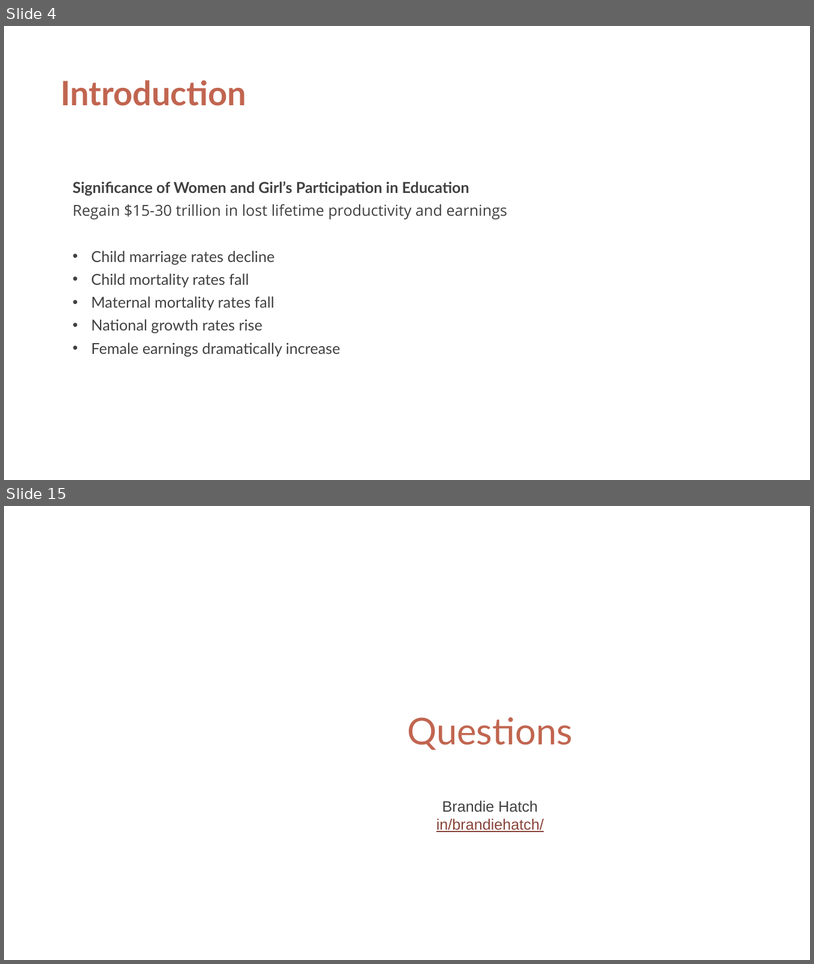
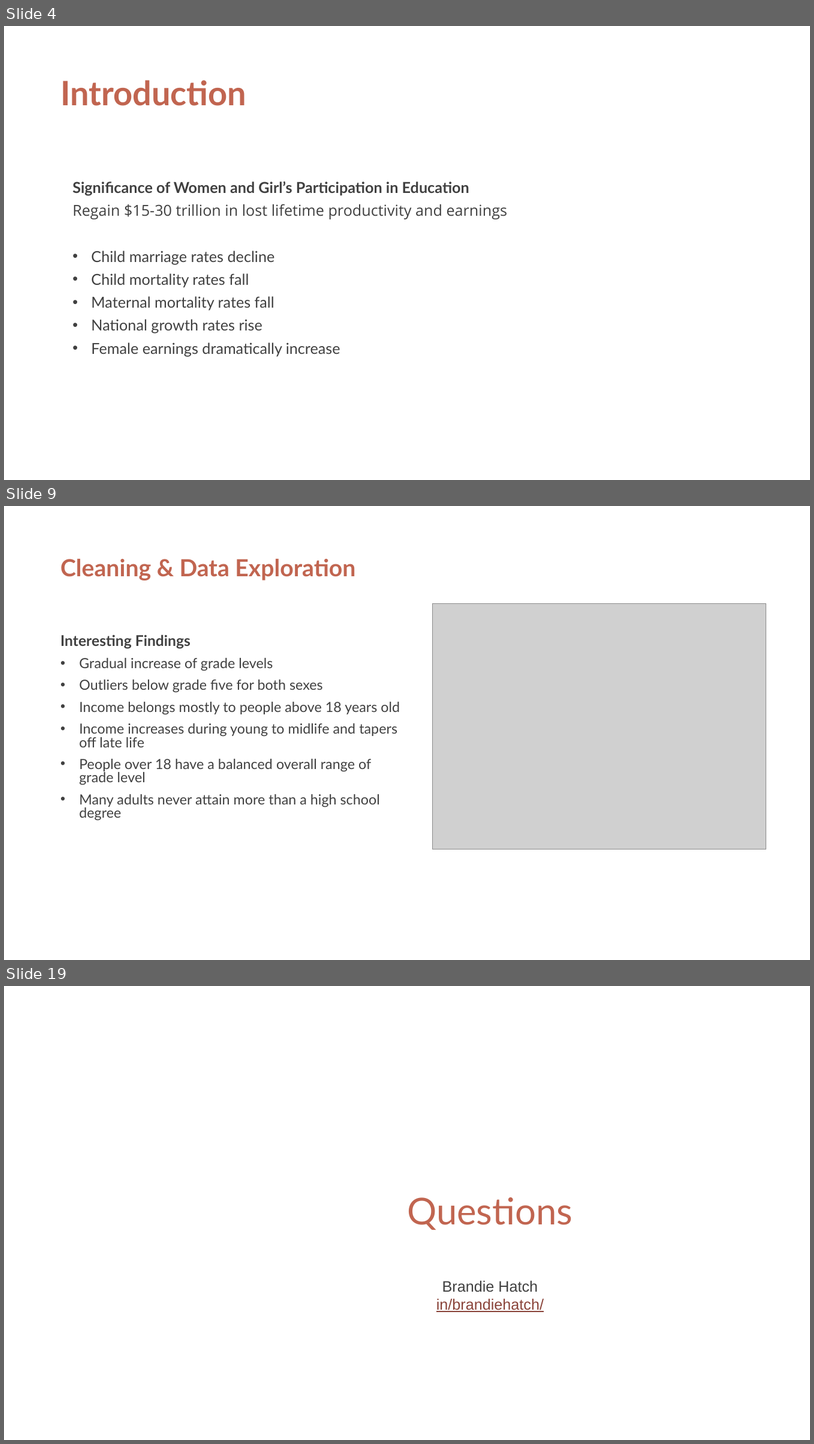
Before and after one commit to brandiehatch/capstone, a slide deck: capstone.pptx. Shown one above the other, each under a label of ours: slides 4 and 15 before the commit, slides 4, 9 and 19 after it; the slides between them are not shown. The pictures are 814x964 and 814x1444 pixels, drawn with LibreOffice and Linux fonts; fonts in the diff are those of the drawing; grey boxes stand for pictures; background and template pictures are left out. Boxes give left, top, right and bottom in pixels: in the first picture for what was removed or moved away, otherwise in the second. Text is boxed around its words. In the diff, an @@ line names an element or a change of style, - is before the commit and + after.

```diff
--- a/capstone.pptx
+++ b/capstone.pptx
@@ slide 9 added at (x1=4, y1=506, x2=810, y2=960), background #FFFFFF @@
@@ title added at (x1=60, y1=559, x2=356, y2=580), 28 pt, text #C16550, bold @@
+Cleaning & Data Exploration
@@ picture added at (x1=433, y1=603, x2=766, y2=849) @@
@@ text added at (x1=60, y1=634, x2=400, y2=820), 16.6 pt, text #404040 @@
+  Interesting Findings
+  • Gradual increase of grade levels
+  • Outliers below grade five for both sexes
+  • Income belongs mostly to people above 18 years old
+  • Income increases during young to midlife and tapers off late life
+  • People over 18 have a balanced overall range of grade level
+  • Many adults never attain more than a high school degree
@@ what was slide 15 is now slide 19 @@
```
Also in this commit, not shown: 3 slides changed, 9 other slides added, 6 slides removed, 12 other files.
